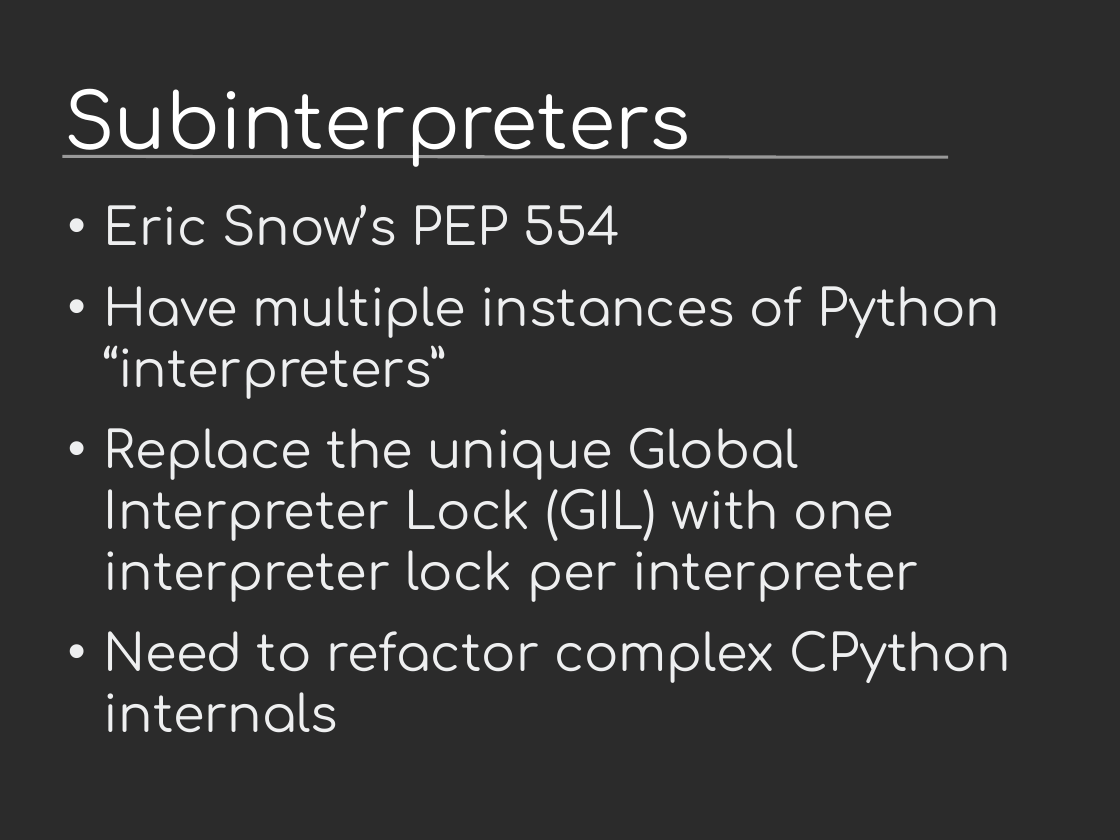
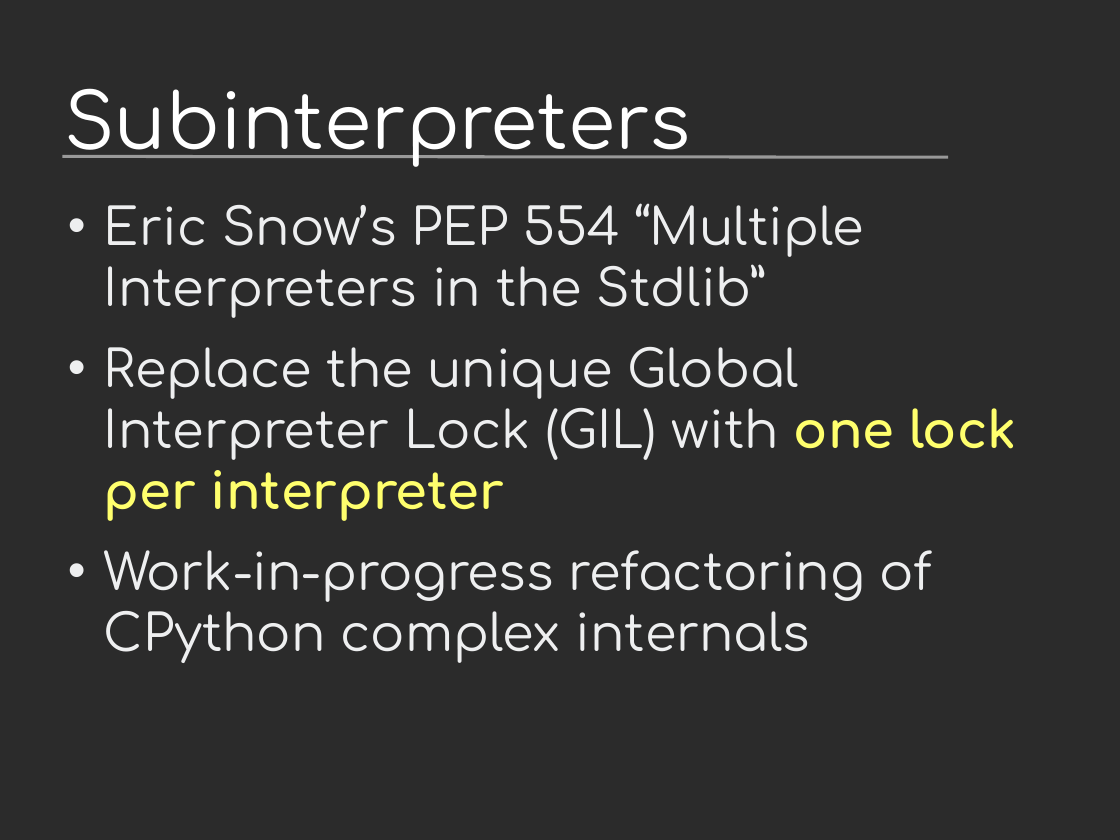
Before and after one commit to vstinner/talks, a slide deck: slide 32 of 2019-EuroPython/python_performance.odp (slide 23 before the commit). Drawn at 1120x840 pixels with LibreOffice and Linux fonts; fonts in the diff are those of the drawing; background and template pictures are left out; a plain dark background stands for a picture behind light text. Boxes give left, top, right and bottom in pixels: in the first picture for what was removed or moved away, otherwise in the second. Text is boxed around its words. In the diff, an @@ line names an element or a change of style, - is before the commit and + after.

Commit message:
EuroPython

```diff
--- a/2019-EuroPython/python_performance.odp
+++ b/2019-EuroPython/python_performance.odp
@@ text at box(104, 203, 1016, 663): text changed @@
-• Eric Snow’s PEP 554
-• Have multiple instances of Python “interpreters”
-• Replace the unique Global Interpreter Lock (GIL) with one interpreter lock per interpreter
-• Need to refactor complex CPython internals
+• Eric Snow’s PEP 554 “Multiple Interpreters in the Stdlib”
+• Replace the unique Global Interpreter Lock (GIL) with one lock per interpreter
+• Work-in-progress refactoring of CPython complex internals
```
Also in this commit, not shown: 19 other slides changed, 4 slides added, 2 slides removed.
